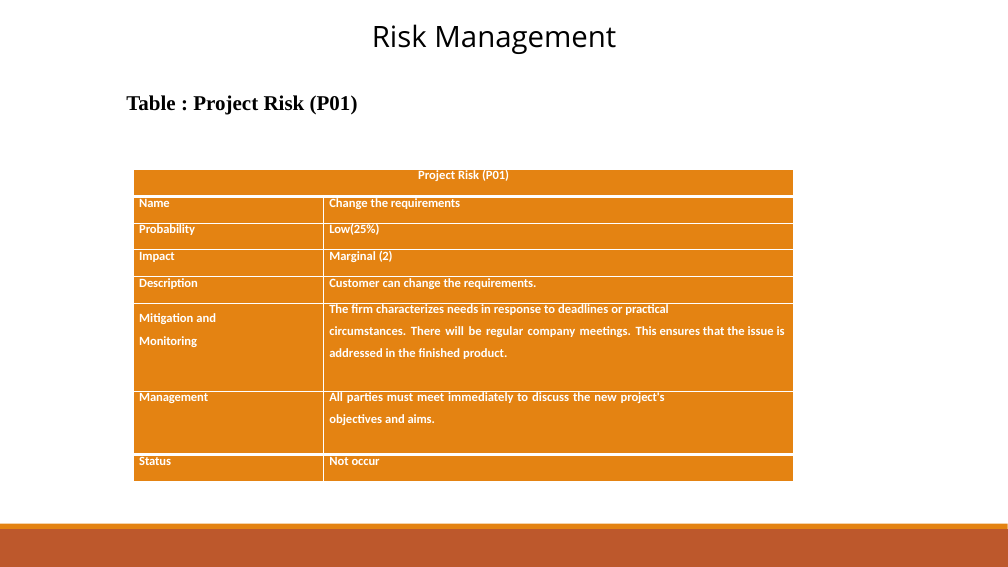
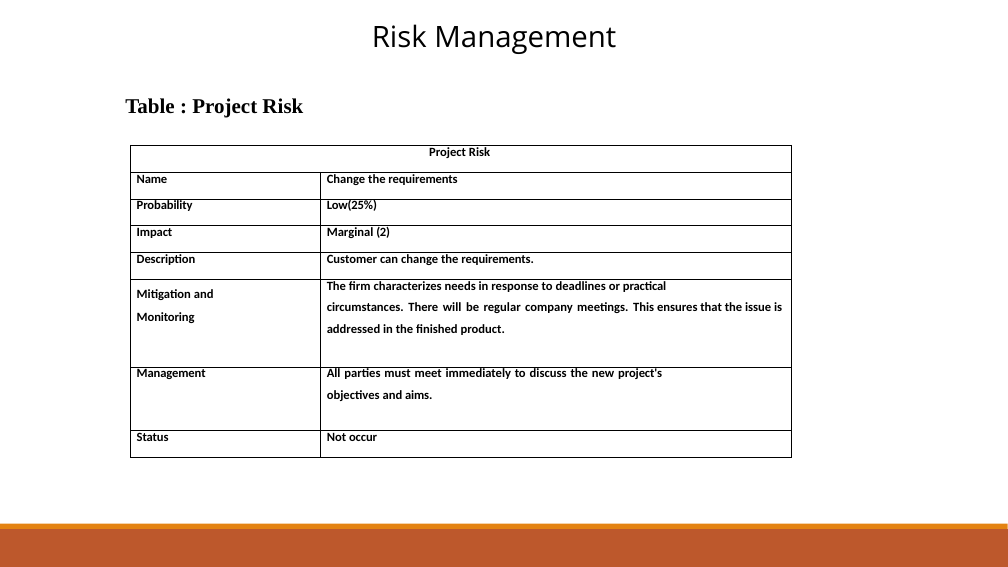
Before and after one commit to ashraful009/FlatSell, a slide deck: slide 29 of PPT for defence.pptx (slide 27 before the commit). Drawn at 1008x567 pixels with LibreOffice and Linux fonts; fonts in the diff are those of the drawing. Boxes give left, top, right and bottom in pixels: in the first picture for what was removed or moved away, otherwise in the second. Text is boxed around its words. In the diff, an @@ line names an element or a change of style, - is before the commit and + after.

```diff
--- a/PPT for defence.pptx
+++ b/PPT for defence.pptx
@@ text at [125,98,303,118]: text changed @@
-Table : Project Risk (P01)
+Table : Project Risk
@@ table at [131,145,791,457] @@
-row 1, column 1: Project Risk (P01)
+row 1, column 1: Project Risk
@@ fill #E48312 to #FFFFFF in 15 cells @@
@@ text colour #FFFFFF to #000000 @@
@@ borders changed @@
@@ table: place and size @@
-table at [133,169,793,482]
+table at [131,145,791,457]
```
Also in this commit, not shown: 16 other slides changed, 2 slides added, 23 other files.
